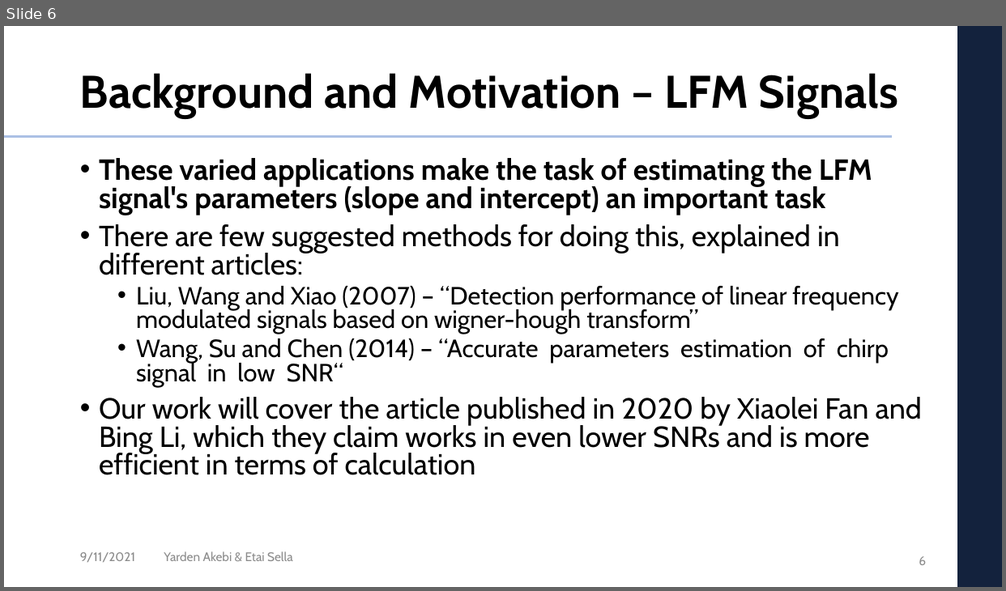
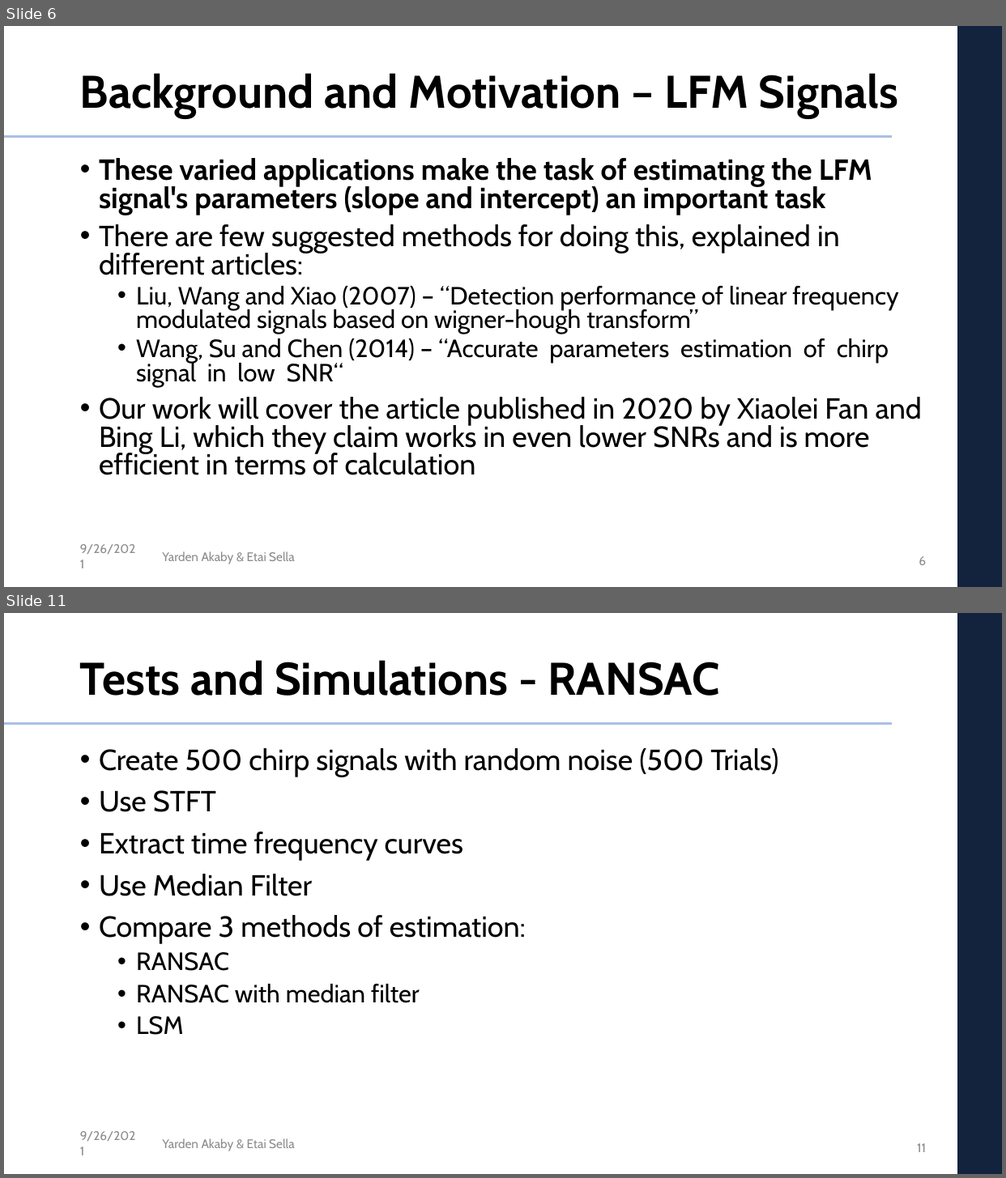
Before and after one commit to etaisella/multi_dim_DSP_final_project, a slide deck: presentation/DSP_project_presentation.pptx. Shown one above the other, each under a label of ours: slide 6 before the commit, slides 6 and 11 after it; the slides between them are not shown. The pictures are 1006x591 and 1006x1178 pixels, drawn with LibreOffice and Linux fonts; fonts in the diff are those of the drawing; background and template pictures are left out. Boxes give left, top, right and bottom in pixels: in the first picture for what was removed or moved away, otherwise in the second. Text is boxed around its words. In the diff, an @@ line names an element or a change of style, - is before the commit and + after.

```diff
--- a/presentation/DSP_project_presentation.pptx
+++ b/presentation/DSP_project_presentation.pptx
@@ slide 11 added at [4,613,1002,1174], background #FFFFFF; not listed: 3 template elements that a slide beside it also shows @@
@@ title added at [80,660,719,696], 44 pt, text #000000, bold @@
+Tests and Simulations - RANSAC
@@ text added at [99,748,778,1035], 28 pt, text #000000 @@
+• Create 500 chirp signals with random noise (500 Trials)
+• Use STFT
+• Extract time frequency curves
+• Use Median Filter
+• Compare 3 methods of estimation:
+  • RANSAC
+  • RANSAC with median filter
+  • LSM
@@ text added at [80,1131,136,1141], 12 pt, text #8C8C8C @@
+9/26/2021
@@ text added at [162,1139,294,1152], 12 pt, text #8C8C8C @@
+Yarden Akaby & Etai Sella
@@ page number added at [917,1144,926,1152], 12 pt, text #8C8C8C @@
+11
@@ slide 6 changed as well @@
@@ text at [80,544,136,554]: text changed @@
-9/11/2021
+9/26/2021
@@ text at [162,552,294,565]: text changed @@
-Yarden Akebi & Etai Sella
+Yarden Akaby & Etai Sella
```
Also in this commit, not shown: 5 other slides changed, 9 other slides added, 1 other file.
